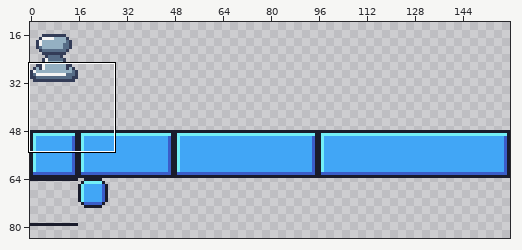
One commit to this sprite sheet: android/assets/TextureSheet.png. Above: a wide view before the commit, with the close-up outlined.
Close-up. Earlier state:
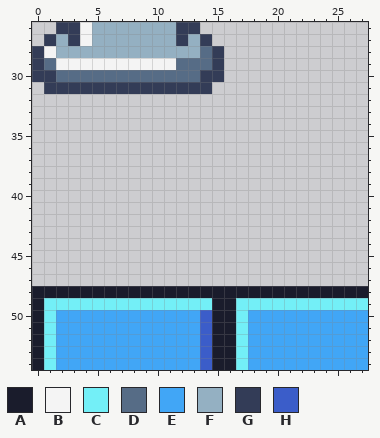
The file is 160x160 pixels. Shown: x 0..27, y 26..54. The wide view leaves out empty margins.
Palette (. is transparent): A #1a1c2c  B #f4f4f4  C #73eff7  D #566c86  E #41a6f6  F #94b0c2  G #333c57  H #3b5dc9
Pixels before, first column x 0:
26 ..GGBFFFFFFFGG..............
27 .GFGBFFFFFFFGFG.............
28 GBFFFFFFFFFFFFDG............
29 GDBBBBBBBBBBDDDG............
30 GGDDDDDDDDDDDDGG............
31 .GGGGGGGGGGGGGG.............
32 ............................
33 ............................
34 ............................
35 ............................
36 ............................
37 ............................
38 ............................
39 ............................
40 ............................
41 ............................
42 ............................
43 ............................
44 ............................
45 ............................
46 ............................
47 ............................
48 AAAAAAAAAAAAAAAAAAAAAAAAAAAA
49 ACCCCCCCCCCCCCCAACCCCCCCCCCC
50 ACEEEEEEEEEEEEHAACEEEEEEEEEE
51 ACEEEEEEEEEEEEHAACEEEEEEEEEE
52 ACEEEEEEEEEEEEHAACEEEEEEEEEE
53 ACEEEEEEEEEEEEHAACEEEEEEEEEE
54 ACEEEEEEEEEEEEHAACEEEEEEEEEE
New version:
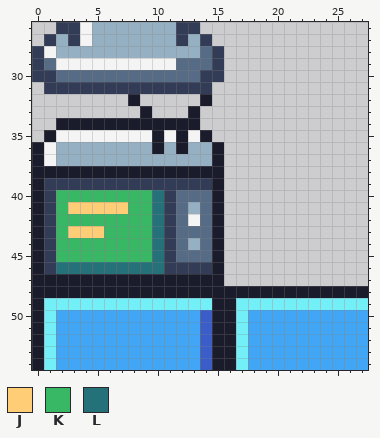
Colours new in this view: J #ffcd75  K #38b764  L #257179
The exact change:
Changed rows in their new state; - is an unchanged pixel.
first column x 0:
32 --------A-----A-
33 ---------A---A--
34 --AAAAAAAAAAAA--
35 -ABBBBBBBBABABA-
36 ABFFFFFFFFAFAFFA
37 ABFFFFFFFFFFFFFA
38 AAAAAAAAAAAAAAAA
39 AGGGGGGGGGGGGGGA
40 AGKKKKKKKKLGDDDA
41 AGKJJJJJKKLGDFDA
42 AGKKKKKKKKLGDBDA
43 AGKJJJKKKKLGDDDA
44 AGKKKKKKKKLGDFDA
45 AGKKKKKKKKLGDDDA
46 AGLLLLLLLLLGGGGA
47 AAAAAAAAAAAAAAAA
Where, in picture pixels (left, top, right, bottom), the same in both close-ups:
added: (32, 94, 224, 286)
